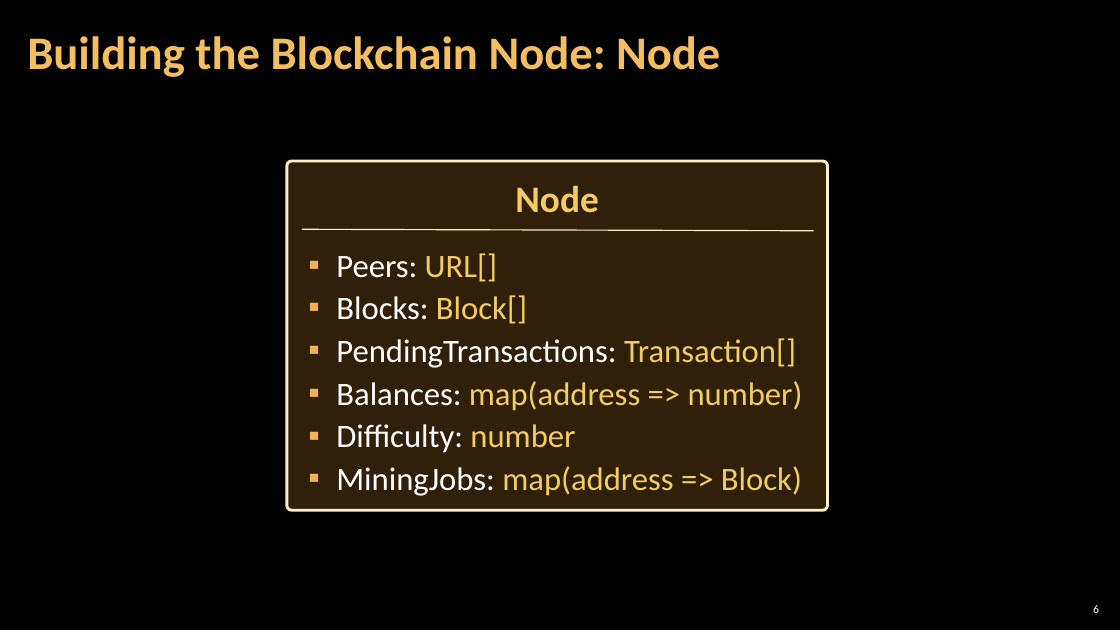
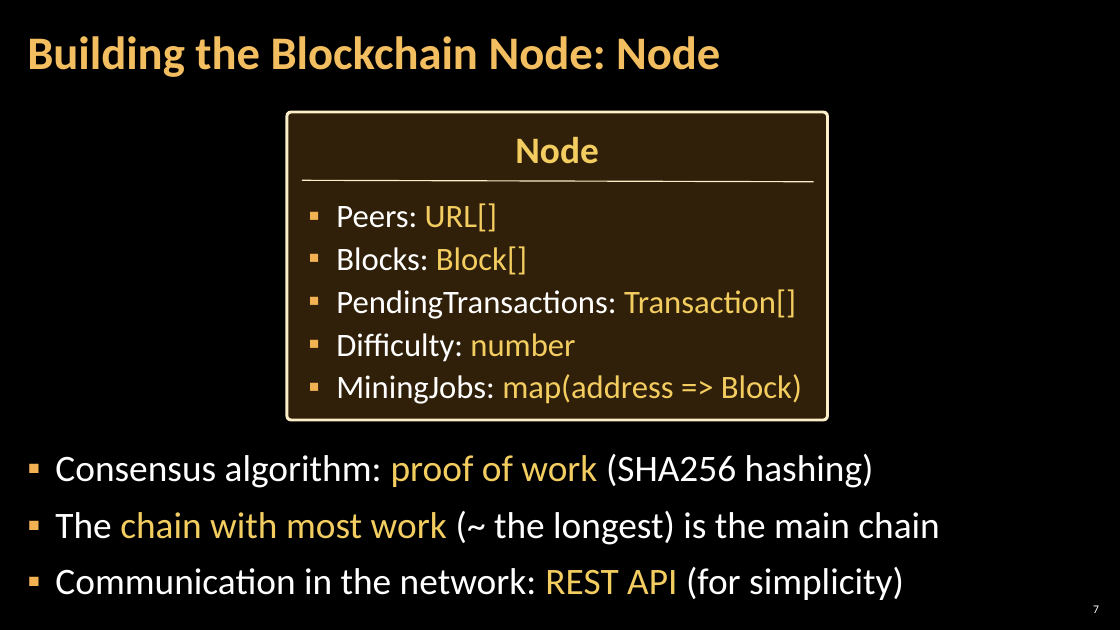
Before and after one commit to MrPIvanov/SoftUni, a slide deck: slide 7 of Bonus Courses/01-Blockchain Dev Camp/06-REVIEW OF THE WEEK #1/4. Build-a-Blockchain.pptx (slide 6 before the commit). Drawn at 1120x630 pixels with LibreOffice and Linux fonts; fonts in the diff are those of the drawing; background and template pictures are left out. Boxes give left, top, right and bottom in pixels: in the first picture for what was removed or moved away, otherwise in the second. Text is boxed around its words. In the diff, an @@ line names an element or a change of style, - is before the commit and + after.

```diff
--- a/Bonus Courses/01-Blockchain Dev Camp/06-REVIEW OF THE WEEK #1/4. Build-a-Blockchain.pptx
+++ b/Bonus Courses/01-Blockchain Dev Camp/06-REVIEW OF THE WEEK #1/4. Build-a-Blockchain.pptx
@@ rounded rectangle "Node": place and size @@
-rounded rectangle "Node" at <box>287,161,827,511</box>
+rounded rectangle "Node" at <box>287,112,827,420</box>
@@ text "Peers: URL[]": place and size @@
-text "Peers: URL[]" at <box>336,253,803,496</box>
+text "Peers: URL[]" at <box>336,203,802,404</box>
@@ line moved from (302, 229) - (813, 231) to (302, 181) - (813, 181) @@
@@ text at <box>336,381,803,411</box>: paragraph removed @@
-▪ Balances: map(address => number)
@@ text added at <box>55,454,939,600</box>, 32 pt, text #FFFFFF @@
+▪ Consensus algorithm: proof of work (SHA256 hashing)
+▪ The chain with most work (~ the longest) is the main chain
+▪ Communication in the network: REST API (for simplicity)
@@ page number at <box>1093,605,1099,613</box>: text changed @@
-6
+7
```
Also in this commit, not shown: 10 other slides changed, 10 slides added, 3 slides removed, 34 other files.
